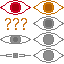
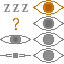
Comparing the layer stacks of the two 64 × 64 images. Changes:
painted on "Background" over [0, 0, 31, 30]
